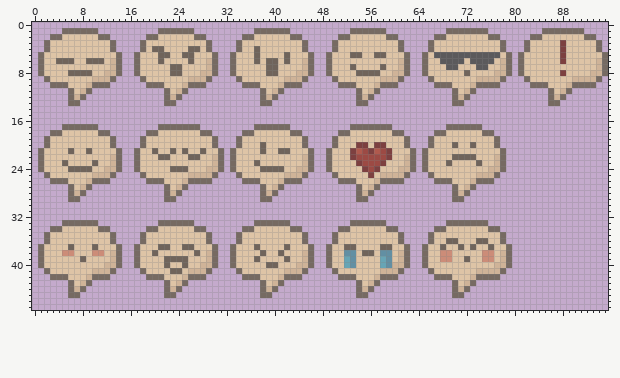
File history of a sprite sheet, Assets/Art/Cute_Fantasy_UI/Emoticon.png. Above: the version before the commit.
The file is 192x96 pixels, drawn in blocks of 2x2; one block is one cell here.
The same view after the edit:
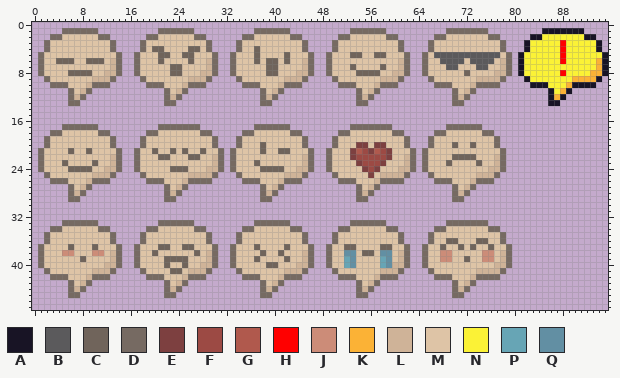
Palette (. is transparent): A #181425  B #5b5a5c  C #70645b  D #766a62  E #7d4040  F #9c4a44  G #b0594d  H #ff0000  J #cc8c78  K #fbb236  L #cfb398  M #dec4a6  N #fbf236  P #67a5b5  Q #628fa3
The edit:
y 1: x 85..91 DDDDDDD -> AAAAAAA
y 2: x 83..93 DDMMMMMMMDD -> AANNNNNNNAA
y 3..4: x 82..94 DMMMMMEMMMMMD -> ANNNNNHNNNNNA
y 5: x 81..95 DMMMMMMEMMMMMMD -> ANNNNNNHNNNNNNA
y 6: x 81..95 DMMMMMMEMMMMMLD -> ANNNNNNHNNNNNKA
y 7: x 81..95 DMMMMMMMMMMMMLD -> ANNNNNNNNNNNNKA
y 8: x 81..95 DMMMMMMEMMMMLLD -> ANNNNNNHNNNNKKA
y 9: x 82..94 DMMMMMMMLLLLD -> ANNNNNNNKKKKA
y 10: x 83..93 DDDMMMLDDDD -> AAANNNKAAAA
y 11: x 86..89 DMLD -> ANKA
y 12: x 86..88 DLD -> AKA
y 13: x 86..87 DD -> AA
